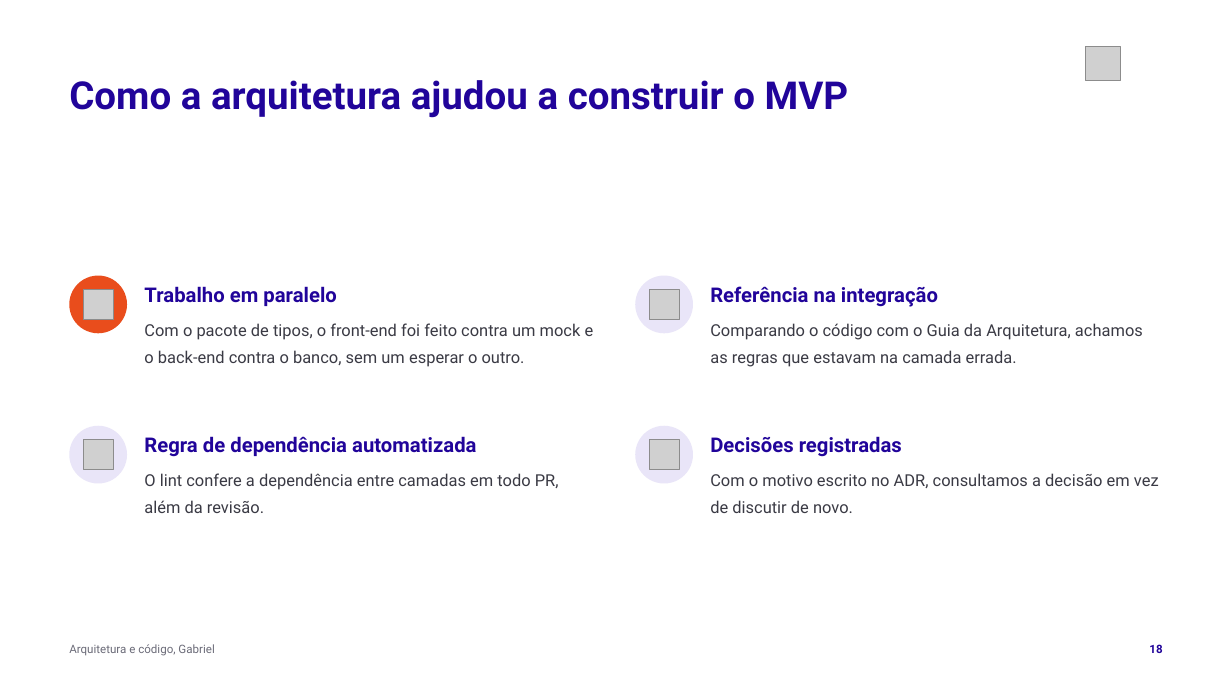
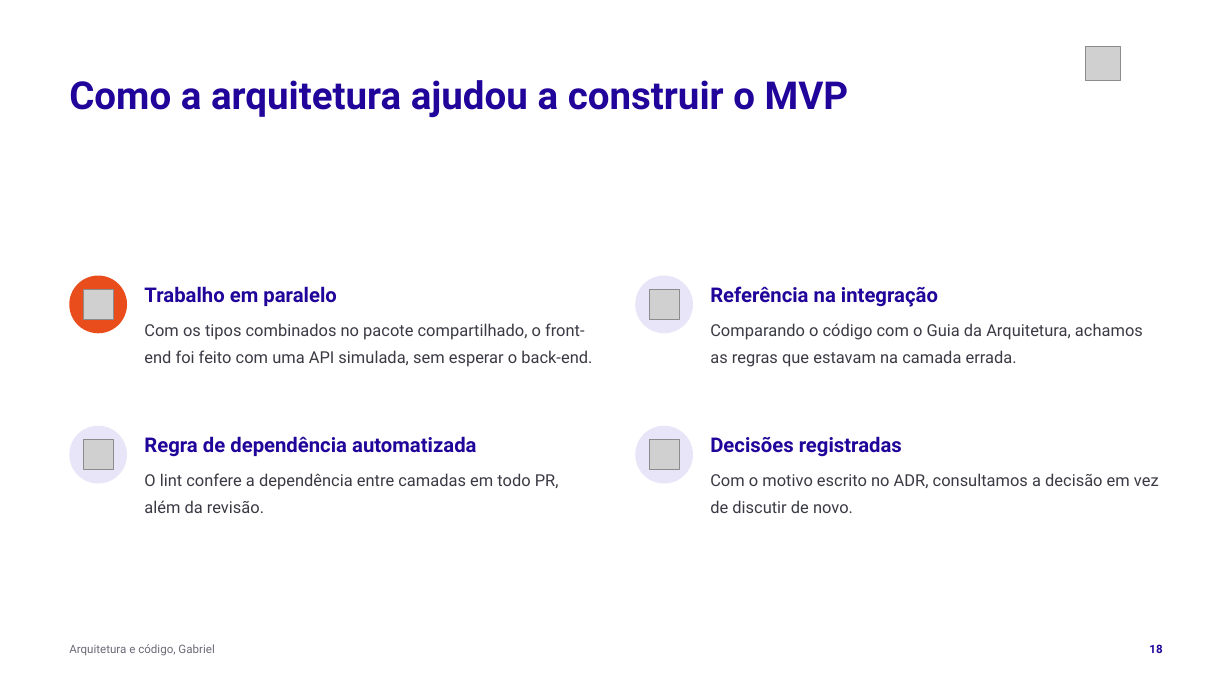
Before and after one commit to tcpassos/invite-app, a slide deck: slide 18 of trabalhos/T4-Pitch-Final.pptx. Drawn at 1232x693 pixels with LibreOffice and Linux fonts; fonts in the diff are those of the drawing; grey boxes stand for pictures. Boxes give left, top, right and bottom in pixels: in the first picture for what was removed or moved away, otherwise in the second. Text is boxed around its words. In the diff, an @@ line names an element or a change of style, - is before the commit and + after.

```diff
--- a/trabalhos/T4-Pitch-Final.pptx
+++ b/trabalhos/T4-Pitch-Final.pptx
@@ text at box(144, 323, 592, 367): text changed @@
-Com o pacote de tipos, o front-end foi feito contra um mock e o back-end contra o banco, sem um esperar o outro.
+Com os tipos combinados no pacote compartilhado, o front-end foi feito com uma API simulada, sem esperar o back-end.
```
Also in this commit, not shown: 13 other slides changed, 3 other files.
